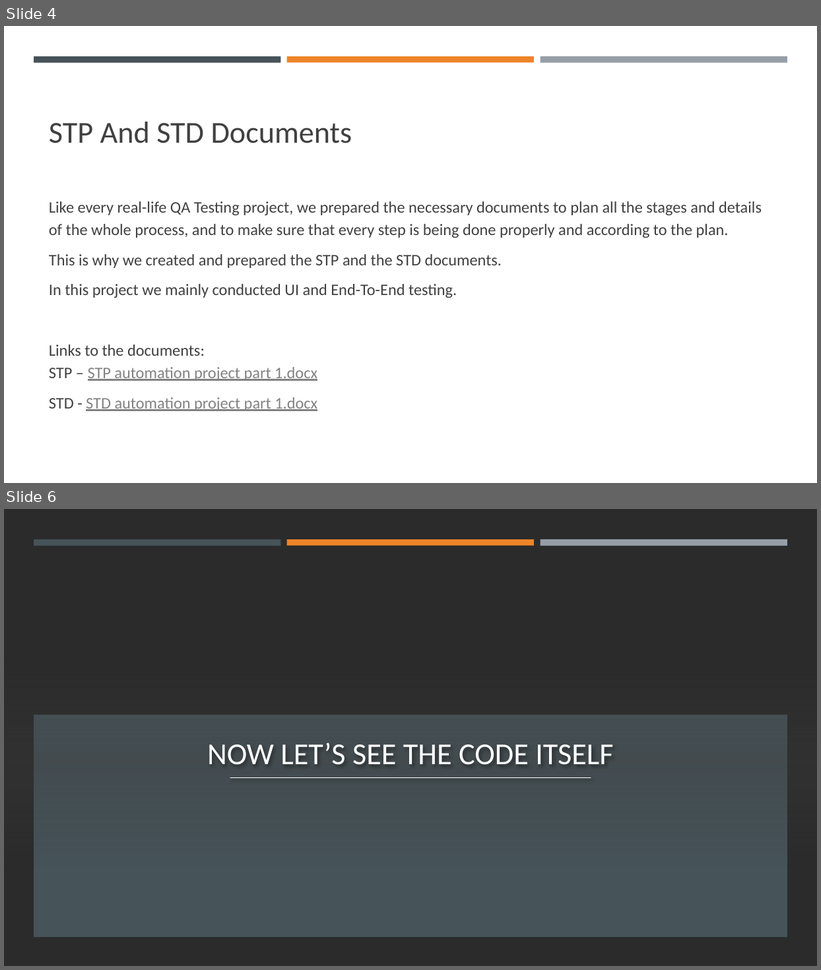
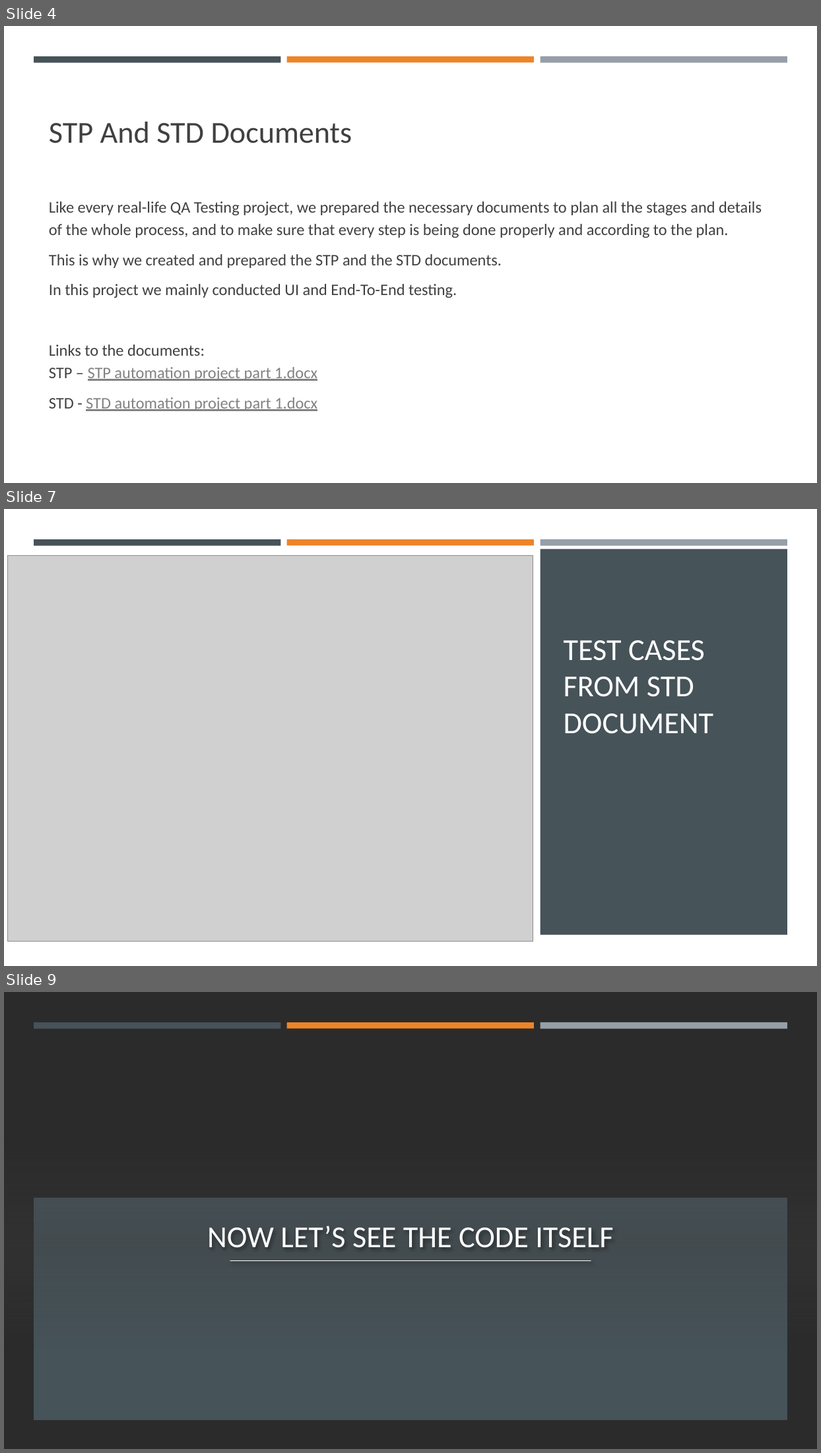
Before and after one commit to MajdHassoun/Automation_bootcamp, a slide deck: Final Project Part1/Automation Project Part 1 presentation.pptx. Shown one above the other, each under a label of ours: slides 4 and 6 before the commit, slides 4, 7 and 9 after it; the slides between them are not shown. The pictures are 821x970 and 821x1453 pixels, drawn with LibreOffice and Linux fonts; fonts in the diff are those of the drawing; grey boxes stand for pictures; background and template pictures are left out; a plain dark background stands for a picture behind light text. Boxes give left, top, right and bottom in pixels: in the first picture for what was removed or moved away, otherwise in the second. Text is boxed around its words. In the diff, an @@ line names an element or a change of style, - is before the commit and + after.

```diff
--- a/Final Project Part1/Automation Project Part 1 presentation.pptx
+++ b/Final Project Part1/Automation Project Part 1 presentation.pptx
@@ slide 7 added at (4,509,817,966), background #FFFFFF @@
@@ rectangle added at (4,509,817,966), fill #FFFFFF @@
@@ rectangle added at (34,539,281,545), fill #465359 @@
@@ rectangle added at (287,539,534,545), fill #ED8428 @@
@@ rectangle added at (540,539,787,546), fill #969FA7 @@
@@ picture added at (8,556,533,942) @@
@@ rectangle added at (540,549,787,935), fill #465359 @@
@@ title added at (564,640,714,734), 36 pt, text #FFFFFF @@
+TEST CASES FROM STD DOCUMENT
@@ what was slide 6 is now slide 9 @@
```
Also in this commit, not shown: 1 slide changed, 4 other slides added, 15 other files.
